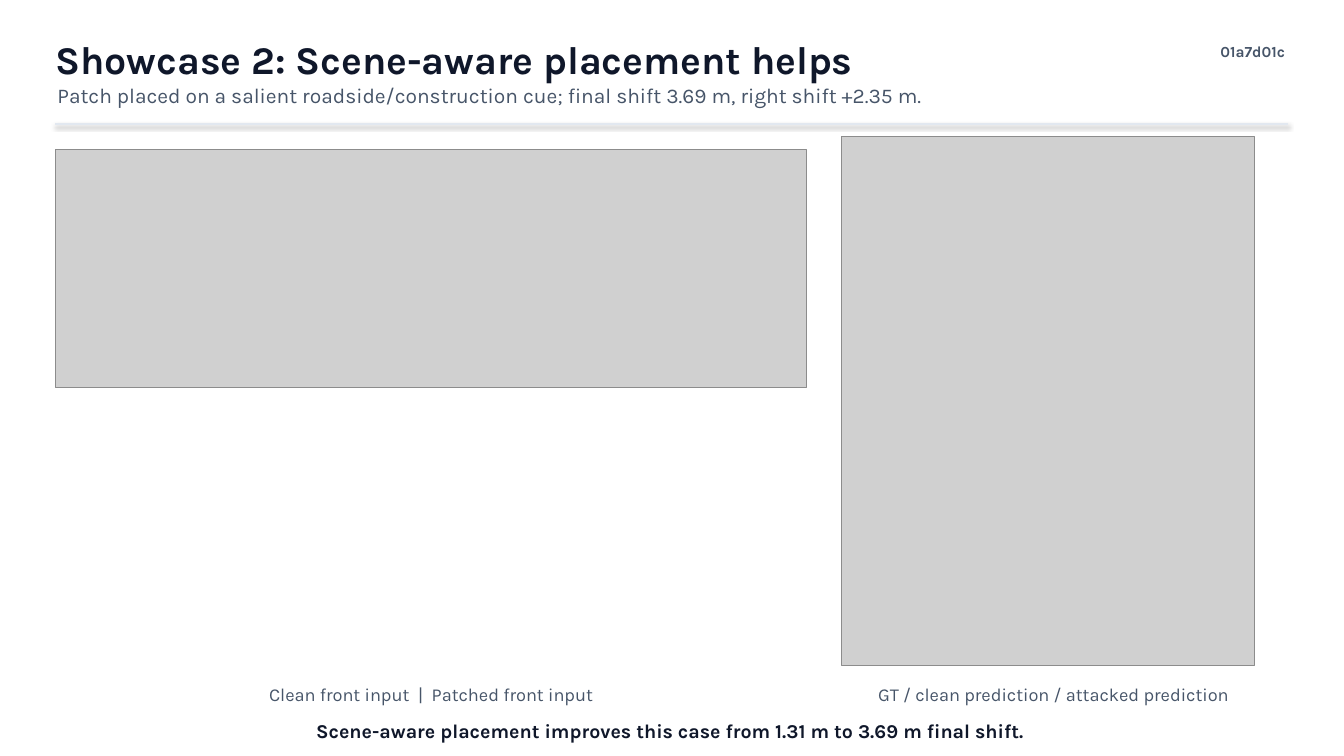
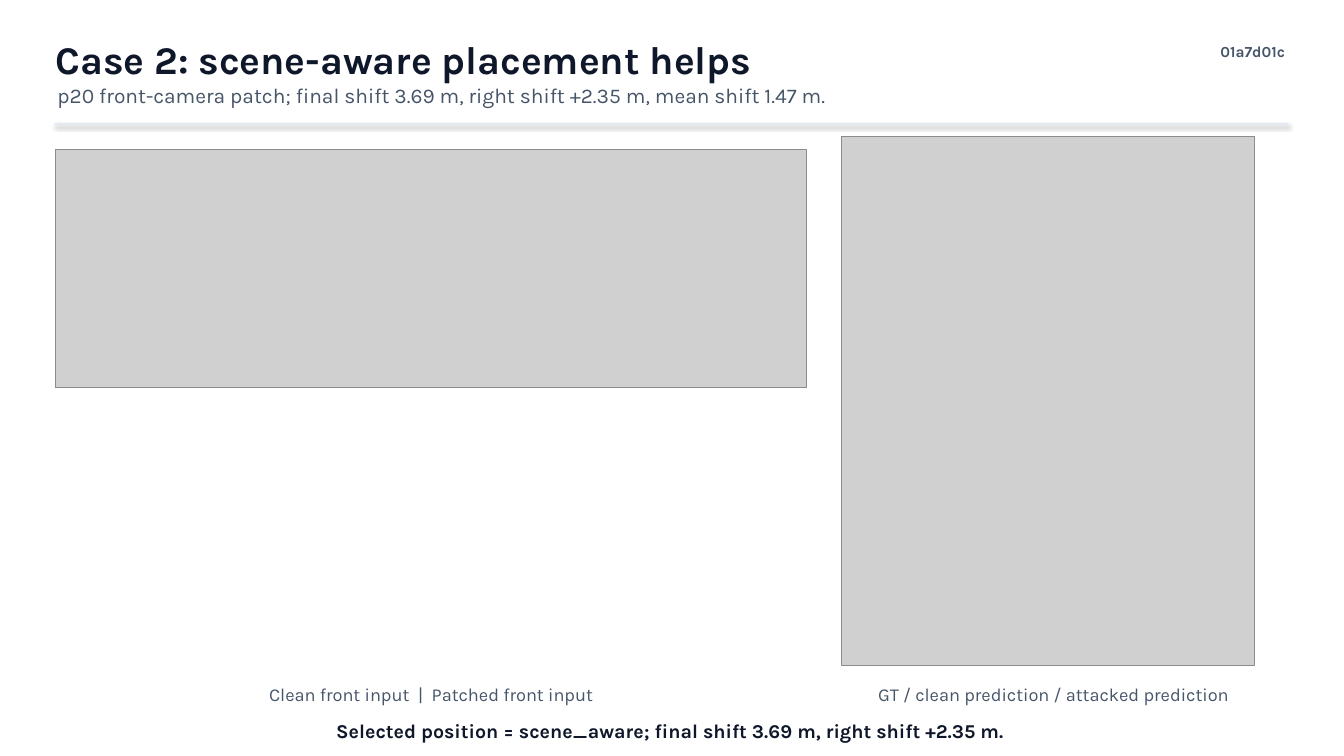
Before and after one commit to ulairii/AutoVLA, a slide deck: slide 2 of report/autovla_blackbox_attack_2slides.pptx. Drawn at 1344x756 pixels with LibreOffice and Linux fonts; fonts in the diff are those of the drawing; grey boxes stand for pictures. Boxes give left, top, right and bottom in pixels: in the first picture for what was removed or moved away, otherwise in the second. Text is boxed around its words. In the diff, an @@ line names an element or a change of style, - is before the commit and + after.

```diff
--- a/report/autovla_blackbox_attack_2slides.pptx
+++ b/report/autovla_blackbox_attack_2slides.pptx
@@ text at [55,47,752,84]: text changed @@
-Showcase 2: Scene-aware placement helps
+Case 2: scene-aware placement helps
@@ text at [57,88,825,108]: text changed @@
-Patch placed on a salient roadside/construction cue; final shift 3.69 m, right shift +2.35 m.
+p20 front-camera patch; final shift 3.69 m, right shift +2.35 m, mean shift 1.47 m.
@@ text at [336,724,1003,743]: text changed @@
-Scene-aware placement improves this case from 1.31 m to 3.69 m final shift.
+Selected position = scene_aware; final shift 3.69 m, right shift +2.35 m.
```
Also in this commit, not shown: 1 other slide changed, 3 slides added, 4 other files.
